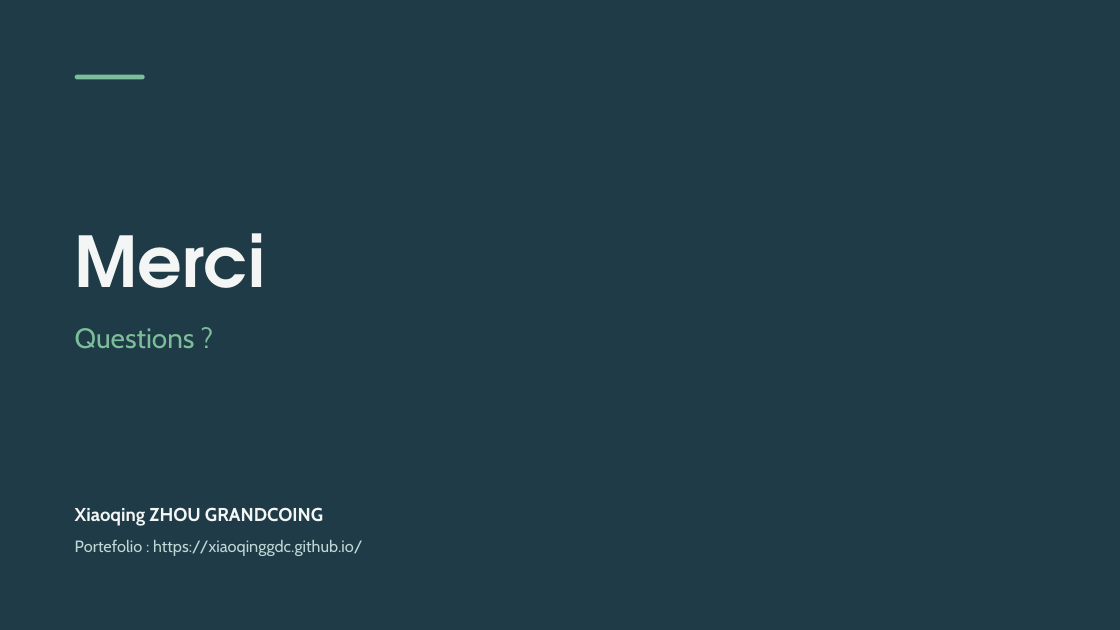
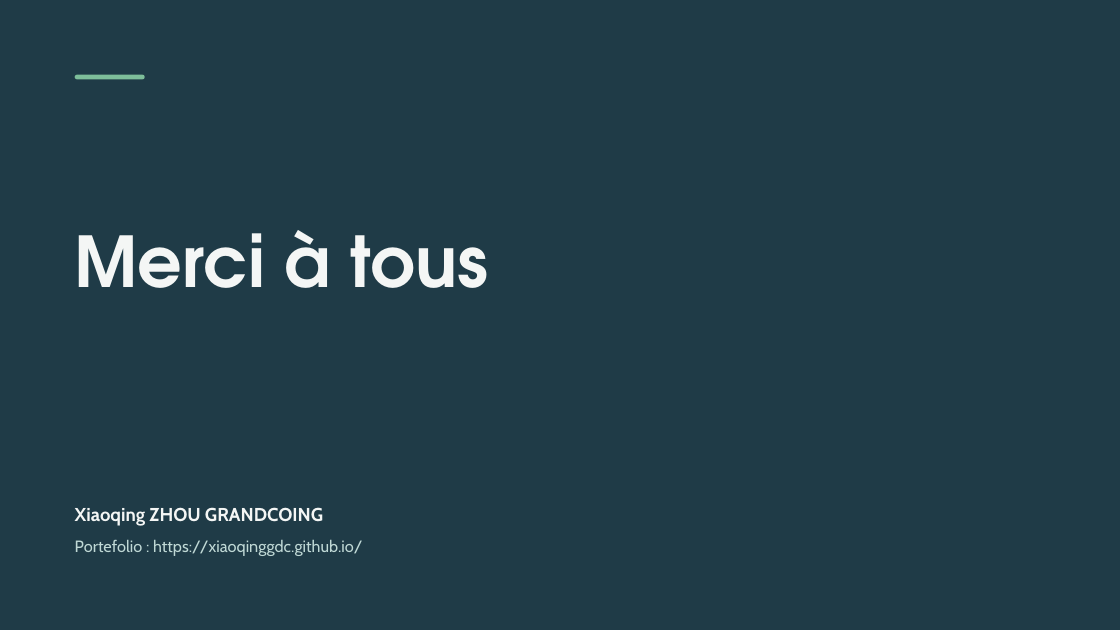
Before and after one commit to XiaoqingGdc/adventureworks-supply-chain-analysis, a slide deck: slide 19 of presentation/AdventureWorks_Soutenance.pptx (slide 20 before the commit). Drawn at 1120x630 pixels with LibreOffice and Linux fonts; fonts in the diff are those of the drawing. Boxes give left, top, right and bottom in pixels: in the first picture for what was removed or moved away, otherwise in the second. Text is boxed around its words. In the diff, an @@ line names an element or a change of style, - is before the commit and + after.

```diff
--- a/presentation/AdventureWorks_Soutenance.pptx
+++ b/presentation/AdventureWorks_Soutenance.pptx
@@ title at (75, 230, 488, 288): text changed @@
-Merci
+Merci à tous
@@ text removed at (75, 328, 195, 349) @@
-Questions ?
```
Also in this commit, not shown: 9 other slides changed, 1 slide removed.
